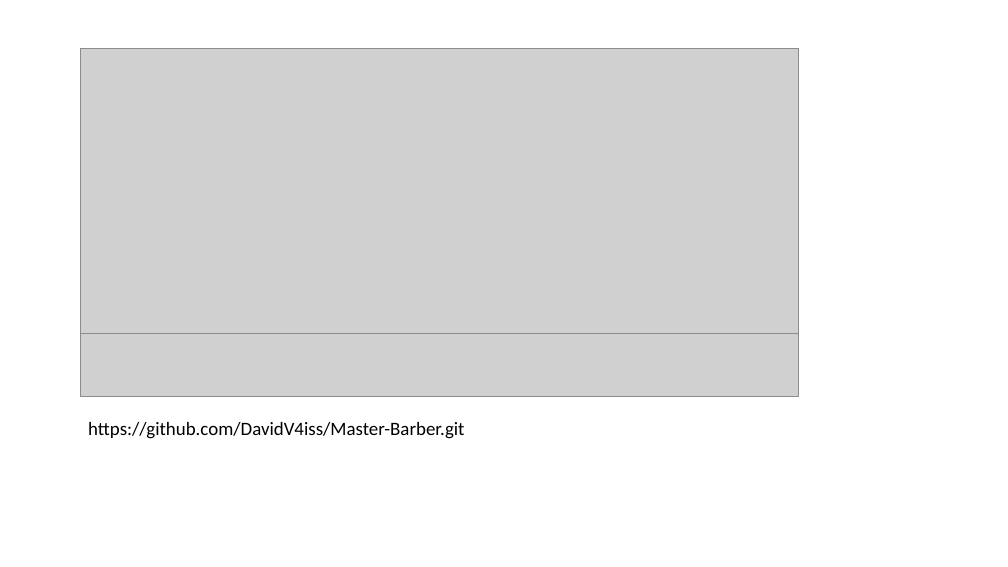
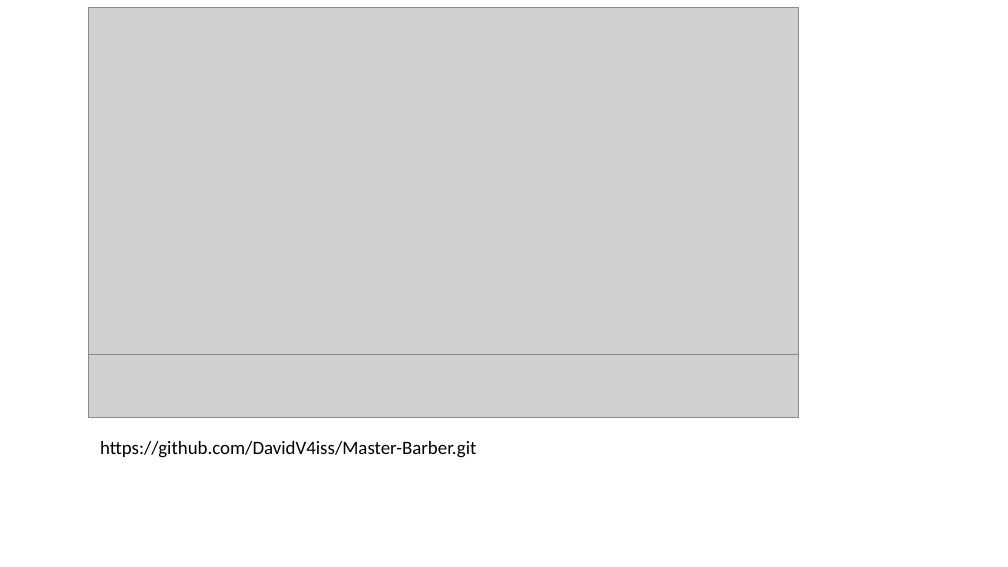
Before and after one commit to luiscarlosmedina/Master-Barber, a slide deck: slide 26 of Entregables Proyecto B.pptx. Drawn at 1008x567 pixels with LibreOffice and Linux fonts; fonts in the diff are those of the drawing; grey boxes stand for pictures; background and template pictures are left out. Boxes give left, top, right and bottom in pixels: in the first picture for what was removed or moved away, otherwise in the second. Text is boxed around its words. In the diff, an @@ line names an element or a change of style, - is before the commit and + after.

Commit message:
UP
UP

```diff
--- a/Entregables Proyecto B.pptx
+++ b/Entregables Proyecto B.pptx
@@ picture: place and size @@
-picture at bbox=[81, 48, 799, 333]
+picture at bbox=[88, 8, 799, 354]
@@ picture: place and size @@
-picture at bbox=[81, 333, 799, 397]
+picture at bbox=[88, 354, 799, 417]
@@ text "https://github.com/DavidV4iss/Master-Barber.git": place and size @@
-text "https://github.com/DavidV4iss/Master-Barber.git" at bbox=[88, 422, 464, 439]
+text "https://github.com/DavidV4iss/Master-Barber.git" at bbox=[100, 441, 476, 458]
```
